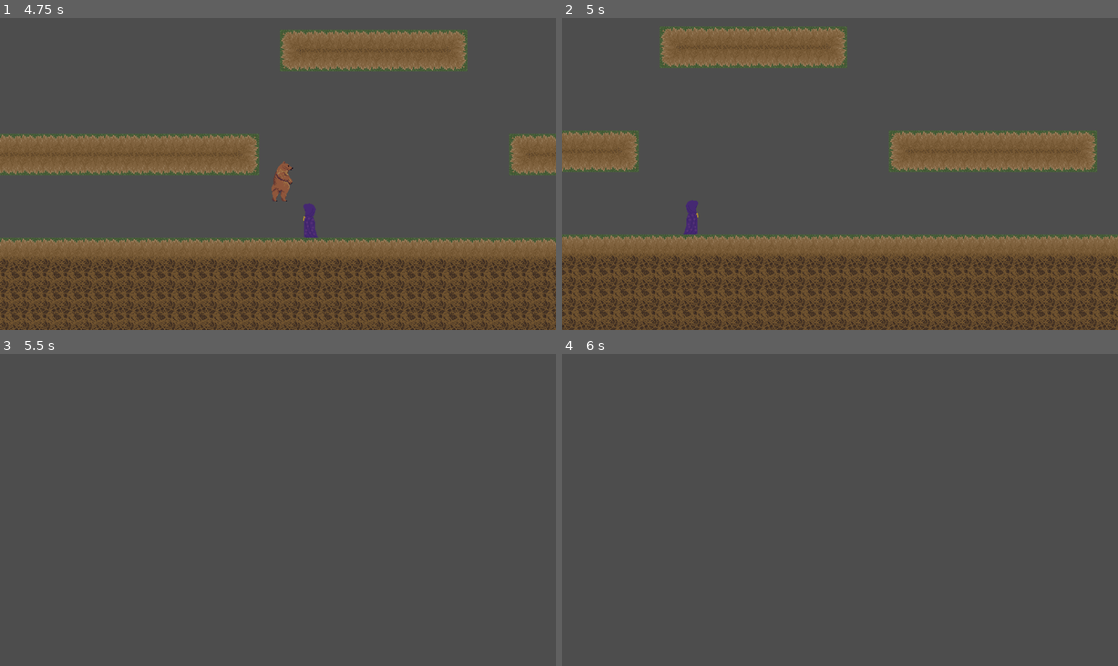
Above: before the commit, frames 1-4 (two rows, left to right).
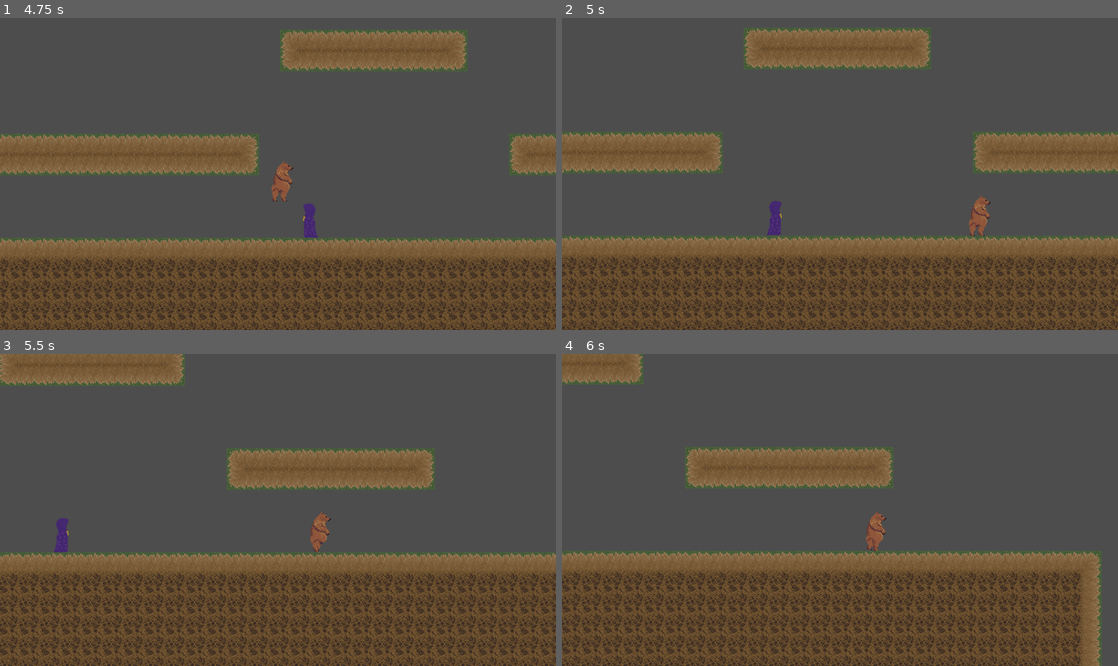
Above: after the commit, the same moments.

Repository: WinterAtne/Cancer_Bear
Game: Godot game, scene res://scenes/main.tscn
Two runs of this game, one before a commit and one after it. Both use one fixed random seed, a clock stepped at 60 frames per second and the inputs below. The engine's default icon, where the game draws it, is replaced by a stand-in: a white triangle on a blue panel in a dark square.
Inputs:
- Up to frame 1 (4.75 s): hold D (right) 0.53-2.03 s; tap 1 (spell_1) at 0.6, 4.35 s; tap W (up) at 0.77, 1.52, 3.02, 3.77, 4.52 s; tap 2 (spell_2) at 1.35 s; hold A (left) 2.03-4.28 s; tap 3 (spell_3) at 2.1 s; tap 4 (spell_4) at 2.85 s; tap 5 (spell_5) at 3.6 s; hold D (right) from 4.28 s (still down)
- Up to frame 2 (5 s): keep holding D (right)
- Up to frame 3 (5.5 s): keep holding D (right); tap 2 (spell_2) at 5.1 s
- Up to frame 4 (6 s): keep holding D (right); tap 3 (spell_3) at 5.85 s

Frame 1 is identical in both runs. In frame 2, 17% of the frame differs, in the area x 0-100%, y 2-100%; in frame 3, 44%, in the area x 0-100%, y 0-100%; in frame 4, 41%.

Commit message:
Added knockback

Diff:
--- a/scenes/damage_system/hit_box.gd
+++ b/scenes/damage_system/hit_box.gd
@@ -3,7 +3,7 @@
 
 @export var health_profile : Health_Profile
 
-signal hit(damage : int,  health : int)
+signal hit(damage : int,  health : int, normal : Vector2, knockback : float)
 signal died
 
 var current_health : int = -1
@@ -22,7 +22,10 @@
 
 
 		current_health -= area.damage
-		hit.emit(area.damage, current_health)
+		hit.emit(area.damage,
+			current_health,
+			(global_position - area.global_position).normalized(),
+			area.knockback)
 		if current_health <= 0:
 			died.emit()
 
--- a/scenes/damage_system/hurt_box.gd
+++ b/scenes/damage_system/hurt_box.gd
@@ -2,3 +2,4 @@
 class_name HurtBox
 
 @export var damage : int = 5
+@export var knockback : float = 600
--- a/scenes/enemies/enemy.gd
+++ b/scenes/enemies/enemy.gd
@@ -71,7 +71,7 @@
 
 
 
-func _take_damage(damage : int, health : int) -> void:
+func _take_damage(damage : int, health : int, normal : Vector2, knockback : float) -> void:
 	pass
 
 
--- a/scenes/player/player.gd
+++ b/scenes/player/player.gd
@@ -129,8 +129,9 @@
 
 
 #Health & Damage
-func take_damage(damage : int, health : int) -> void:
+func take_damage(damage : int, health : int, normal : Vector2, knockback : float) -> void:
 	player_hit.emit(damage, health)
+	velocity += normal * knockback
 
 
 func die() -> void:
